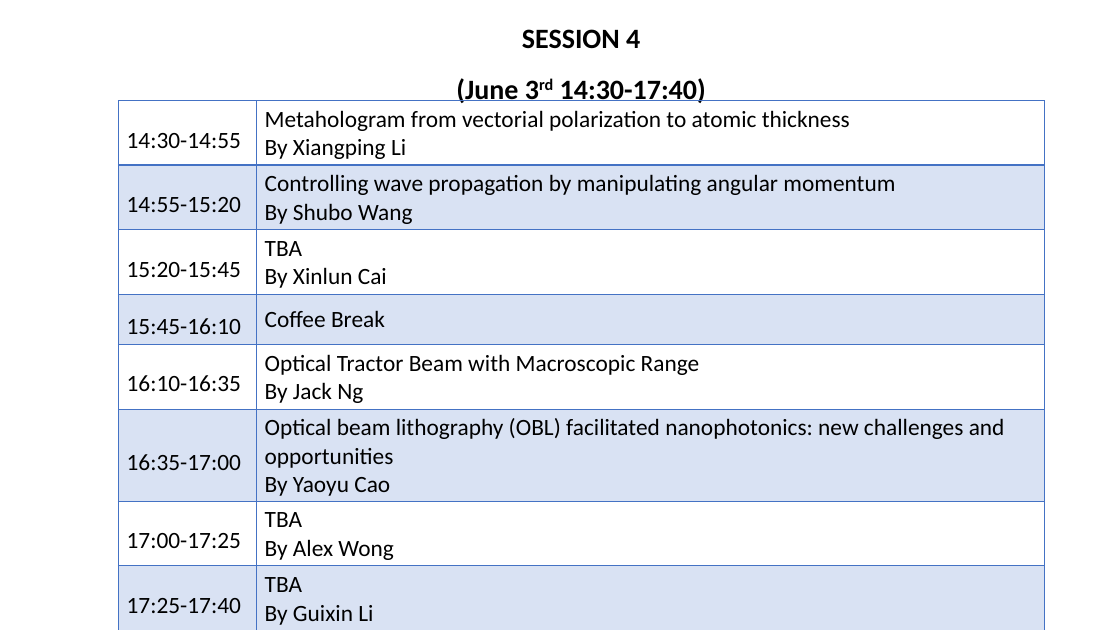
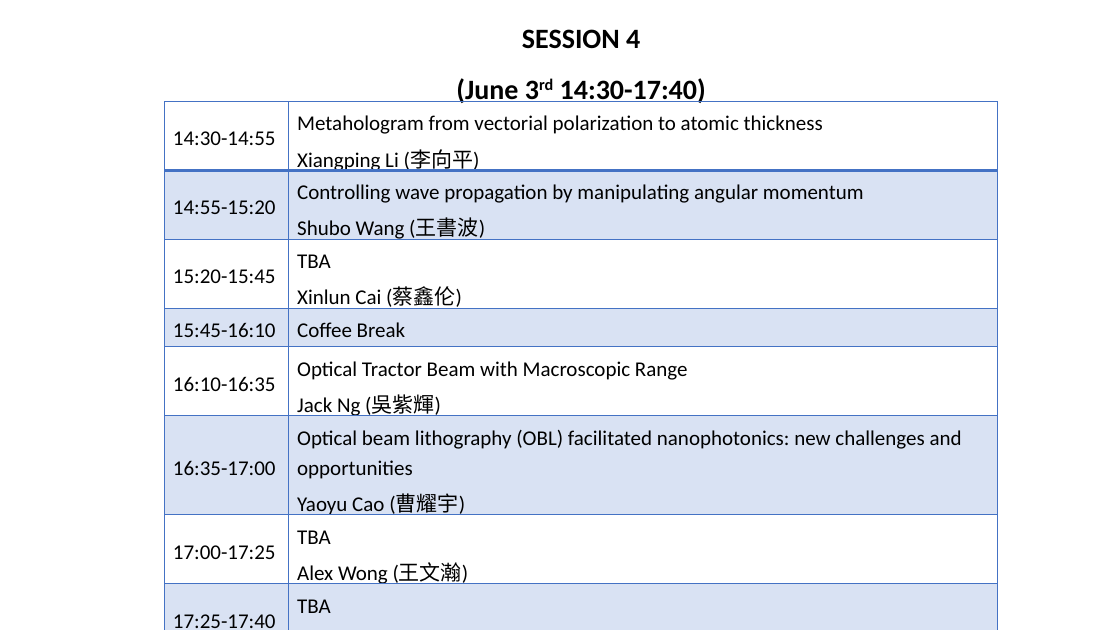
Before and after one commit to gbaswfm/gbaswfm.github.io, a slide deck: slide 5 of text/Program.pptx. Drawn at 1120x630 pixels with LibreOffice and Linux fonts; fonts in the diff are those of the drawing. Boxes give left, top, right and bottom in pixels: in the first picture for what was removed or moved away, otherwise in the second. Text is boxed around its words. In the diff, an @@ line names an element or a change of style, - is before the commit and + after.

```diff
--- a/text/Program.pptx
+++ b/text/Program.pptx
@@ table at (165,102,998,630) @@
-row 1, column 2: Metahologram from vectorial polarization to atomic thickness / By Xiangping Li
+row 1, column 2: Metahologram from vectorial polarization to atomic thickness / Xiangping Li (李向平)
-row 2, column 2: Controlling wave propagation by manipulating angular momentum / By Shubo Wang
+row 2, column 2: Controlling wave propagation by manipulating angular momentum / Shubo Wang (王書波)
-row 3, column 2: TBA / By Xinlun Cai
+row 3, column 2: TBA / Xinlun Cai (蔡鑫伦)
-row 5, column 2: Optical Tractor Beam with Macroscopic Range / By Jack Ng
+row 5, column 2: Optical Tractor Beam with Macroscopic Range / Jack Ng (吳紫輝)
-row 6, column 2: Optical beam lithography (OBL) facilitated nanophotonics: new challenges and opportunities / By Yaoyu Cao
+row 6, column 2: Optical beam lithography (OBL) facilitated nanophotonics: new challenges and opportunities / Yaoyu Cao (曹耀宇)
-row 7, column 2: TBA / By Alex Wong
+row 7, column 2: TBA / Alex Wong (王文瀚)
-row 8, column 2: TBA / By Guixin Li
+row 8, column 2: TBA / Guixin Li (李贵新)
@@ size 20 to 18 pt in "14:30-14:55", "14:55-15:20", "15:20-15:45", "15:45-16:10" and 5 more places @@
@@ line spacing 1.5 to 1.2 @@
@@ line spacing 1 to 1.2 @@
@@ table: place and size @@
-table at (118,101,1044,630)
+table at (165,102,998,630)
```
Also in this commit, not shown: 4 other slides changed, 1 slide removed, 7 other files.
